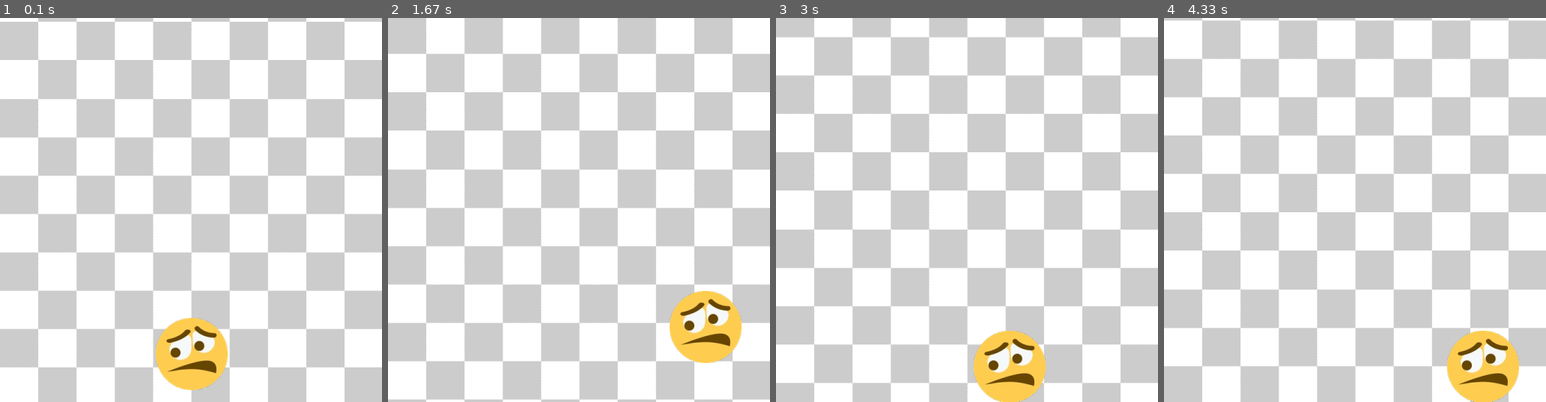
Above: before the commit, frames 1-4 (left to right).
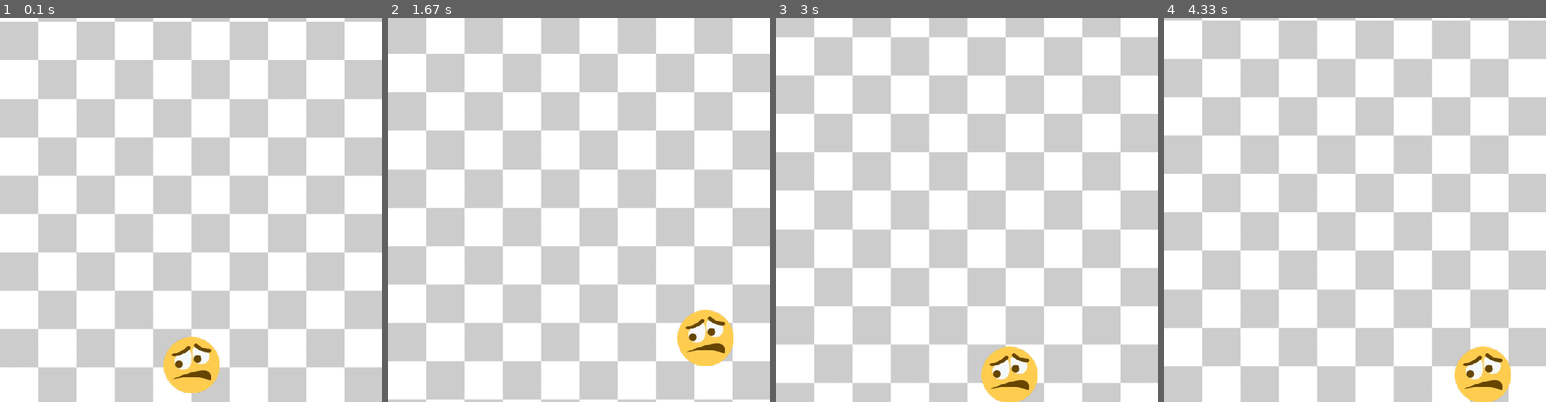
Above: after the commit, the same moments.

Repository: bobbyboigamer/Basic-pygame
Game: pygame game, started from main.py
The game is run twice, just before and just after one commit, with the same random seed, the same clock (stepped at 60 frames per second) and the same inputs.
Inputs:
- Up to frame 1 (0.1 s): no input
- Up to frame 2 (1.67 s): hold Right 0.33-0.8 s; hold Up 0.83-1.13 s; hold Right 1.17-1.63 s
- Up to frame 3 (3 s): hold Left 1.67-2.2 s; hold Down 2.23-2.53 s; hold Left 2.57-2.97 s
- Up to frame 4 (4.33 s): hold Up 3-3.37 s; hold Right 3.4-4.03 s; hold Down from 4.07 s (still down)

The runs differ from the first frame. In frame 1, 2.2% of the frame differs, in the area x 40-60%, y 78-98%; in frame 2, 2.2%, in the area x 73-93%, y 71-91%; in frame 3, 2.0%; in frame 4, 2.1%.

Commit message:
Added a new attribute to the User class named size to easily change the size of the sprite. Modified the initial position of the user to be more accurate no matter the size.

Diff:
--- a/classes.py
+++ b/classes.py
@@ -7,13 +7,15 @@
     self.length = length
 
 class User:
-    def __init__(self, speed, health):
+    def __init__(self, speed, health, size):
         self.speed = speed
         self.health = health
+        self.size = size
         self.sprite = pygame.image.load('Images/err.webp')
+        self.sprite = pygame.transform.scale(self.sprite, self.size)
         self.rect = self.sprite.get_rect()
-        self.rect.x = 207.5
-        self.rect.y = 400
+        self.rect.centerx = 510 / 2
+        self.rect.bottom = 500
         self.acc = pygame.Vector2(0, 0)
 
     def update(self):
--- a/main.py
+++ b/main.py
@@ -16,7 +16,7 @@
 background = pygame.image.load('Images/checkerboard.png')
 icon = pygame.image.load('Images/err.webp')
 pygame.display.set_icon(icon)
-user = User(speed=2.5, health=100)
+user = User(speed=2.5, health=100, size=(75,75))
 
 def background_update(scrollPosition):
     window.blit(background, (0, scrollPosition))
